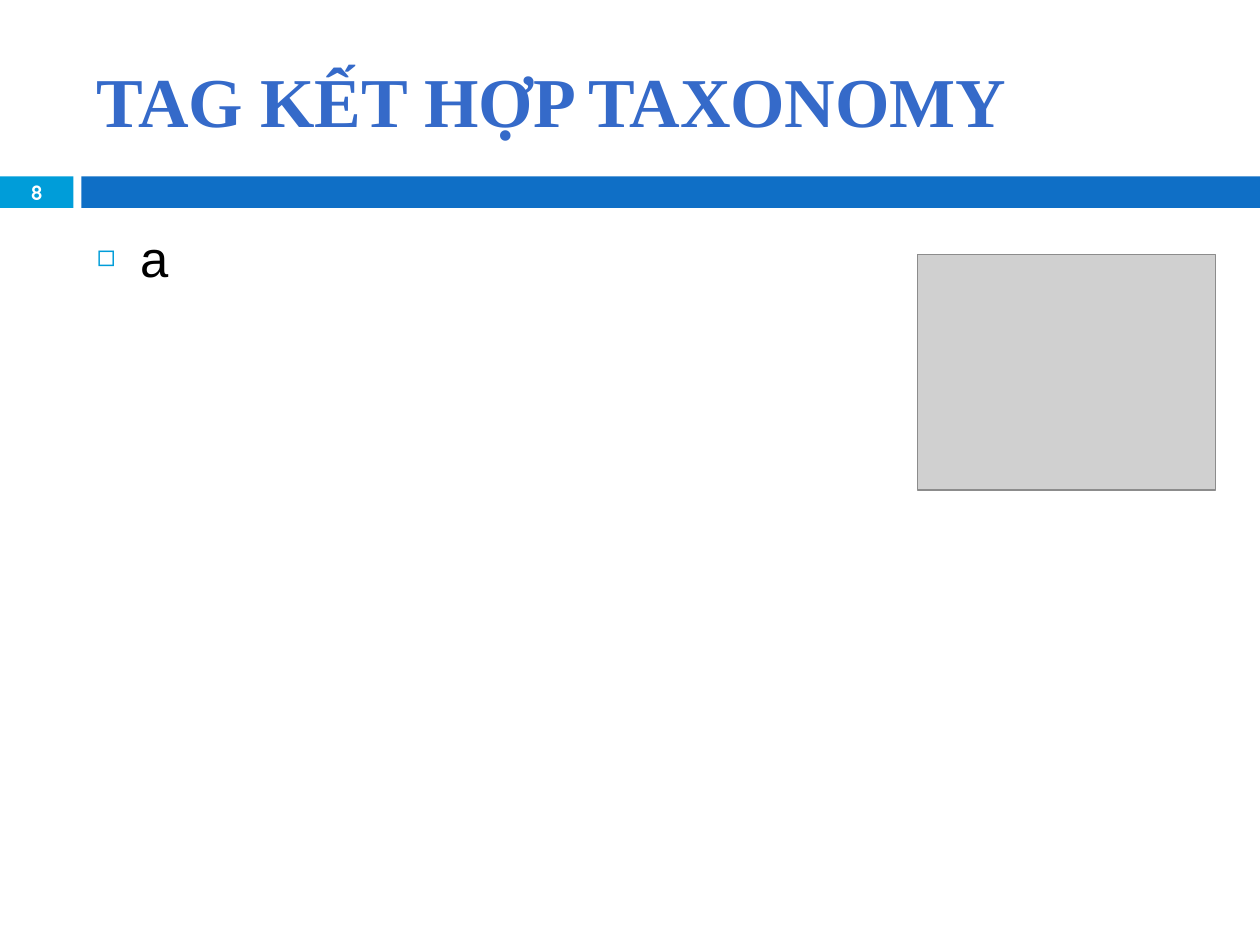
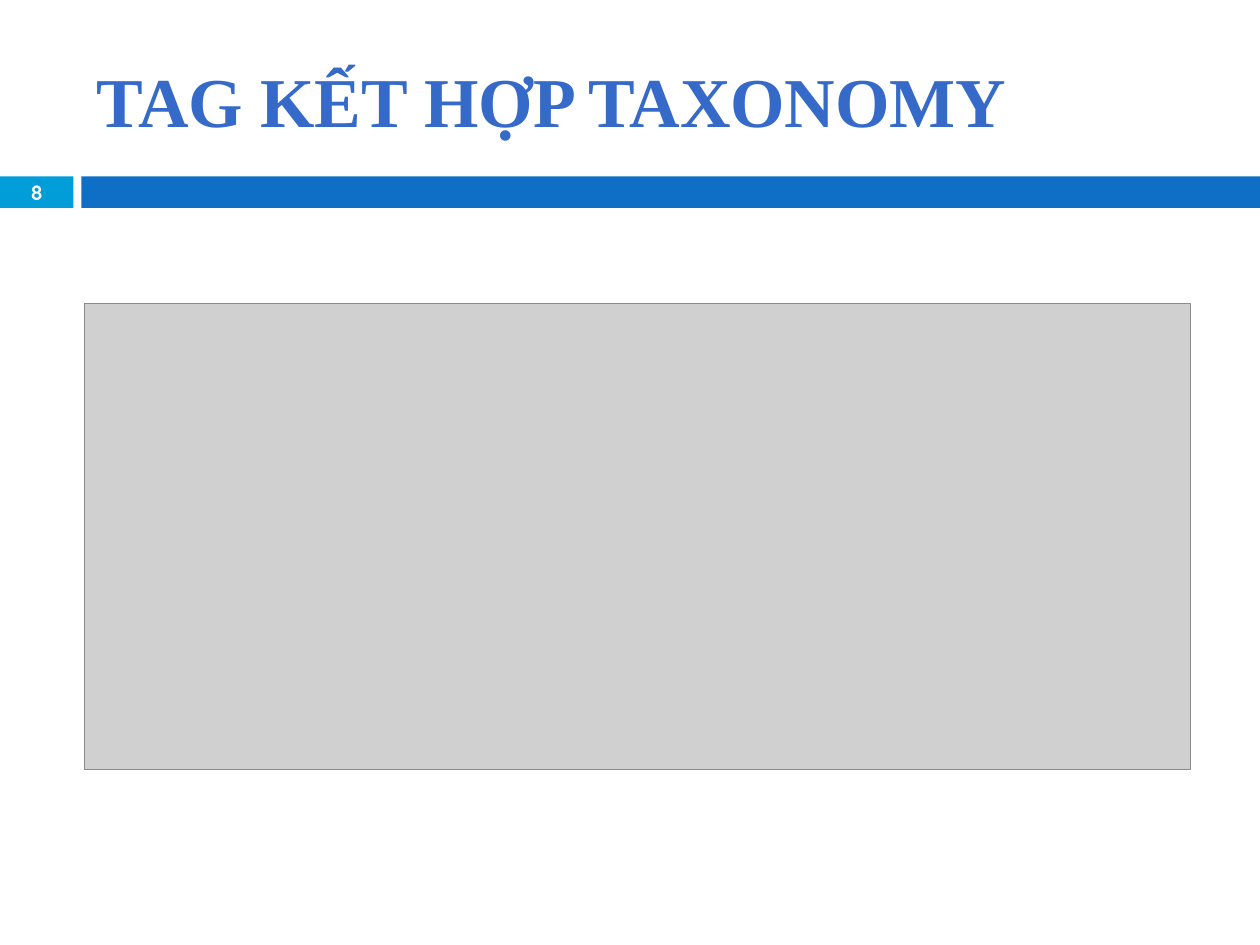
Before and after one commit to khanhduy94/jobzoom, a slide deck: slide 8 of Documents/JobZoom Presentation.pptx. Drawn at 1260x945 pixels with LibreOffice and Linux fonts; fonts in the diff are those of the drawing; grey boxes stand for pictures; background and template pictures are left out. Boxes give left, top, right and bottom in pixels: in the first picture for what was removed or moved away, otherwise in the second. Text is boxed around its words. In the diff, an @@ line names an element or a change of style, - is before the commit and + after.

```diff
--- a/Documents/JobZoom Presentation.pptx
+++ b/Documents/JobZoom Presentation.pptx
@@ text removed at [141,249,169,278] @@
-◻ a
@@ picture removed at [917,255,1215,490] @@
@@ picture added at [84,304,1191,770] @@
```
Also in this commit, not shown: 11 other slides changed, 3 slides added.
